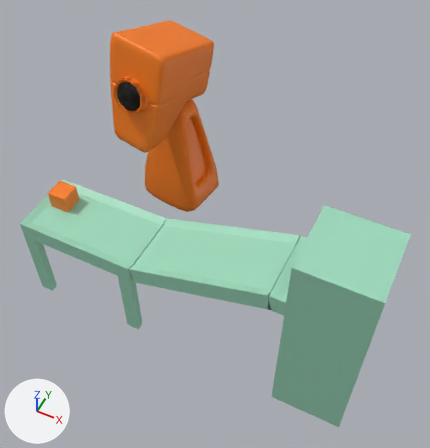
An edit to the glTF model static/models/ChadRobot.glb, drawn before and after from the same camera.
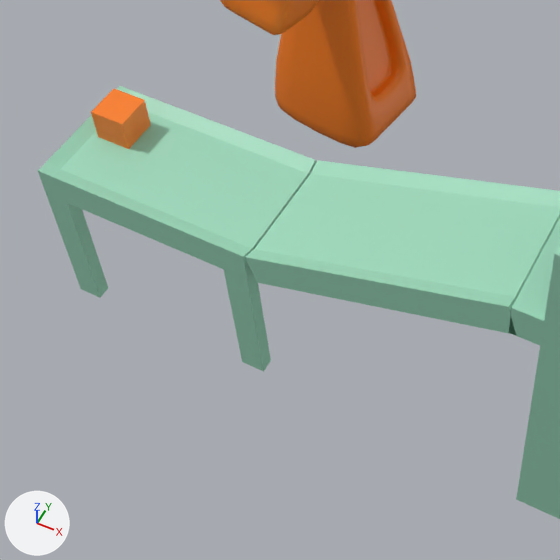
There are two pictures of each version: one whole from a 50 mm camera at (5.23, -8.11, 5.73) aimed at (2.55, -2.76, -0.96), one close up on the part from 0% to 68% of the width and 30% to 96% of the height. The lights are fixed; the arrows at lower left show +X, +Y and +Z. Vertices at the same position are counted once.

The first close-up shows 'Profiler3'.
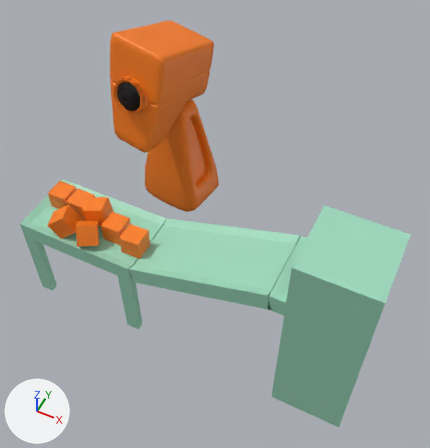
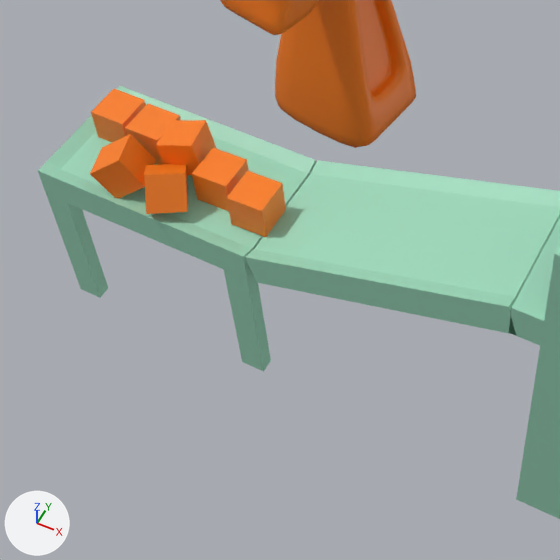
The change, as a list of edits to the scene's bpy script:
```text
Change me_1:
    where me_1.from_pydata(...)  # 6291 vertices, 14780 faces; spans x -0.09..5.24, y -4.06..-0.79, z -2.8..1.37
    used by ob_profiler3; location = (0.0, 0.0, 0.0)
    me_1 part 1: a new loose piece, a box spanning x 0.47..0.78, y -3.58..-3.27, z -0.98..-0.68, in mat_red (orange #fd7f16)
    me_1 part 2: the loose piece of 8 vertices spanning x 0.08..0.39, y -3.52..-3.21, z -1.04..-0.73 is copied, and the copy is multiplied about its middle by the matrix ((0.948, -0.221, -0.231), (0.236, 0.971, 0.04), (0.216, -0.092, 0.972)), then moved by (0.73, -0.1, 0.11); it spans x 0.75..1.18, y -3.66..-3.28, z -0.97..-0.58
    me_1 part 3: the loose piece of 8 vertices spanning x 0.08..0.39, y -3.52..-3.21, z -1.04..-0.73 is copied, and the copy is moved by (1.1, -0.2, 0.01); it spans x 1.17..1.49, y -3.71..-3.4, z -1.03..-0.72
    me_1 part 4: the loose piece of 8 vertices spanning x 0.08..0.39, y -3.52..-3.21, z -1.04..-0.73 is copied, and the copy is moved by (1.47, -0.3, 0.03); it spans x 1.55..1.87, y -3.81..-3.5, z -1.01..-0.7
    me_1 part 5: the loose piece of 8 vertices spanning x 0.08..0.39, y -3.52..-3.21, z -1.04..-0.73 is copied, and the copy is multiplied about its middle by the matrix ((0.817, -0.518, -0.254), (0.57, 0.655, 0.496), (-0.091, -0.55, 0.83)), then moved by (0.77, -0.47, 0.03); it spans x 0.77..1.25, y -4.1..-3.57, z -1.08..-0.63
    me_1 part 6: the loose piece of 8 vertices spanning x 0.08..0.39, y -3.52..-3.21, z -1.04..-0.73 is copied, and the copy is multiplied about its middle by the matrix ((-0.343, -0.765, -0.545), (0.935, -0.334, -0.119), (-0.091, -0.55, 0.83)), then moved by (0.37, -0.46, 0.07); it spans x 0.36..0.86, y -4.04..-3.61, z -1.04..-0.59
```

Boxes [x1, y1, x2, y2] around the edits, measured in the close-ups (560 x 560 px):
part 1 of me_1, added (orange): after [125, 104, 181, 165]
part 2 of me_1, added (orange): after [156, 120, 217, 175]
part 3 of me_1, added (orange): after [192, 148, 249, 211]
part 4 of me_1, added (orange): after [226, 171, 286, 237]
part 5 of me_1, added (orange): after [144, 164, 188, 214]
part 6 of me_1, added (orange): after [90, 134, 156, 198]
